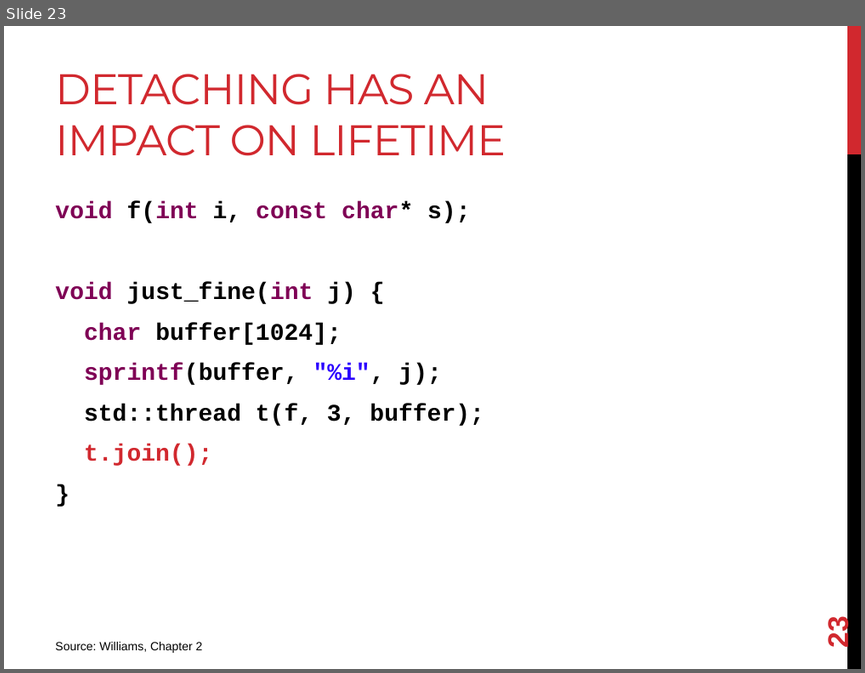
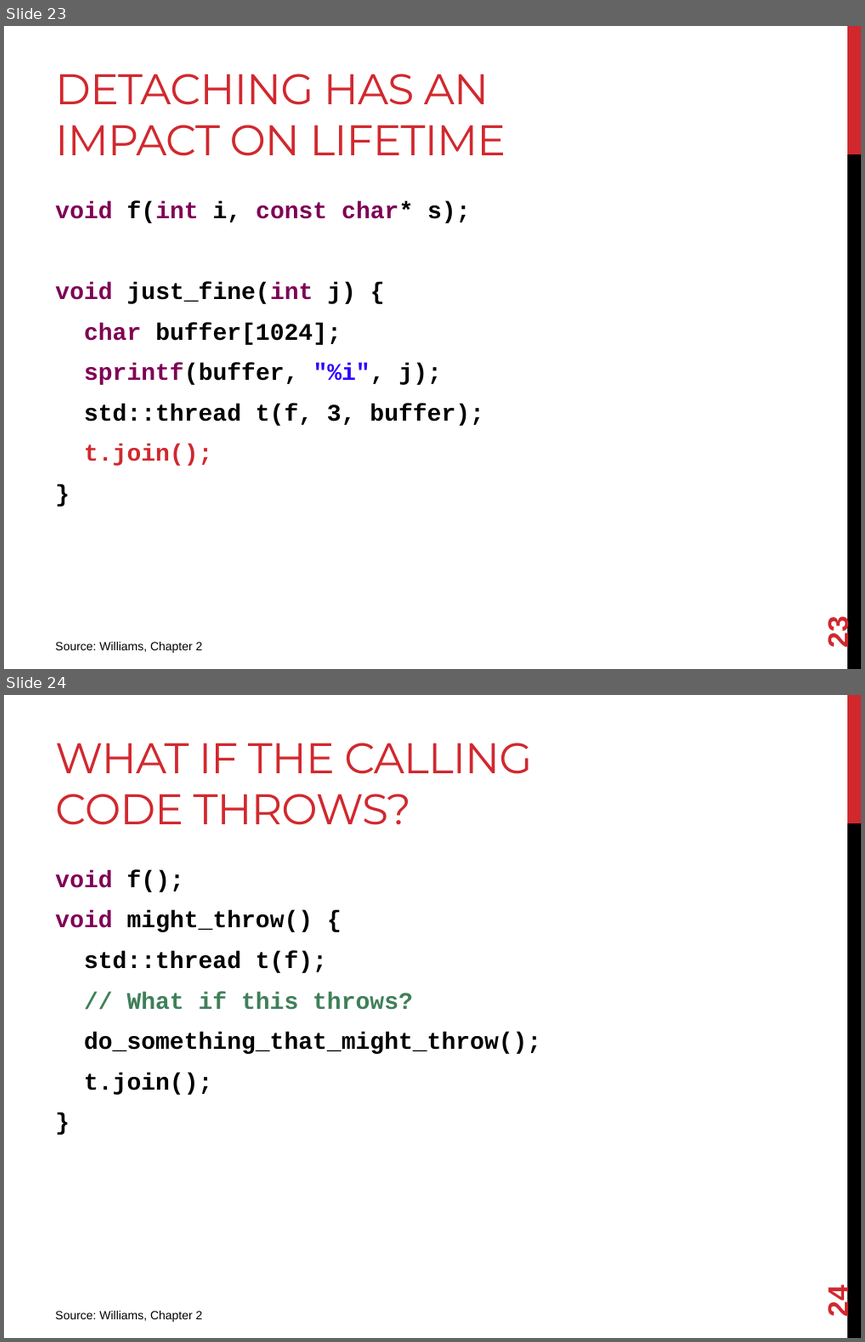
Before and after one commit to joshpeterson/DevelopingConcurrentSoftware, a slide deck: Lectures/Threads/Threads.pptx. Shown one above the other, each under a label of ours: slide 23 before the commit, slides 23 and 24 after it. The pictures are 865x673 and 865x1342 pixels, drawn with LibreOffice and Linux fonts; fonts in the diff are those of the drawing. Boxes give left, top, right and bottom in pixels: in the first picture for what was removed or moved away, otherwise in the second. Text is boxed around its words. In the diff, an @@ line names an element or a change of style, - is before the commit and + after.

Commit message:
Finish threads lecture.

```diff
--- a/Lectures/Threads/Threads.pptx
+++ b/Lectures/Threads/Threads.pptx
@@ slide 24 added at box(4, 695, 861, 1338), background #FFFFFF; not listed: 2 template elements that a slide beside it also shows @@
@@ title added at box(55, 743, 532, 825), 36 pt, text #D1282E @@
+WHAT IF THE CALLING CODE THROWS?
@@ text added at box(55, 870, 541, 1095), 20 pt, text #000000, bold @@
+void f();
+void might_throw() {
+std::thread t(f);
+// What if this throws?
+do_something_that_might_throw();
+t.join();
+}
@@ page number added at box(822, 1287, 854, 1315), 24 pt, text #D1282E, bold @@
+24
@@ text added at box(55, 1310, 203, 1321), 10 pt, text #000000 @@
+Source: Williams, Chapter 2
```
Also in this commit, not shown: 3 slides changed, 4 other slides added.
